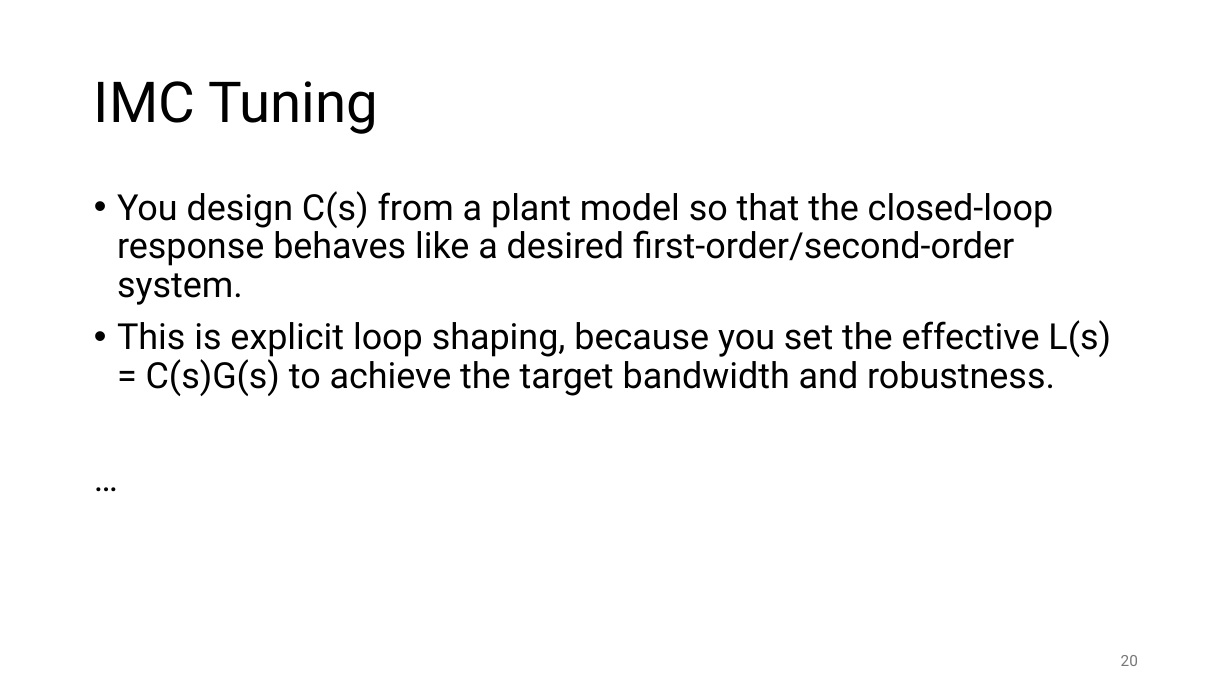
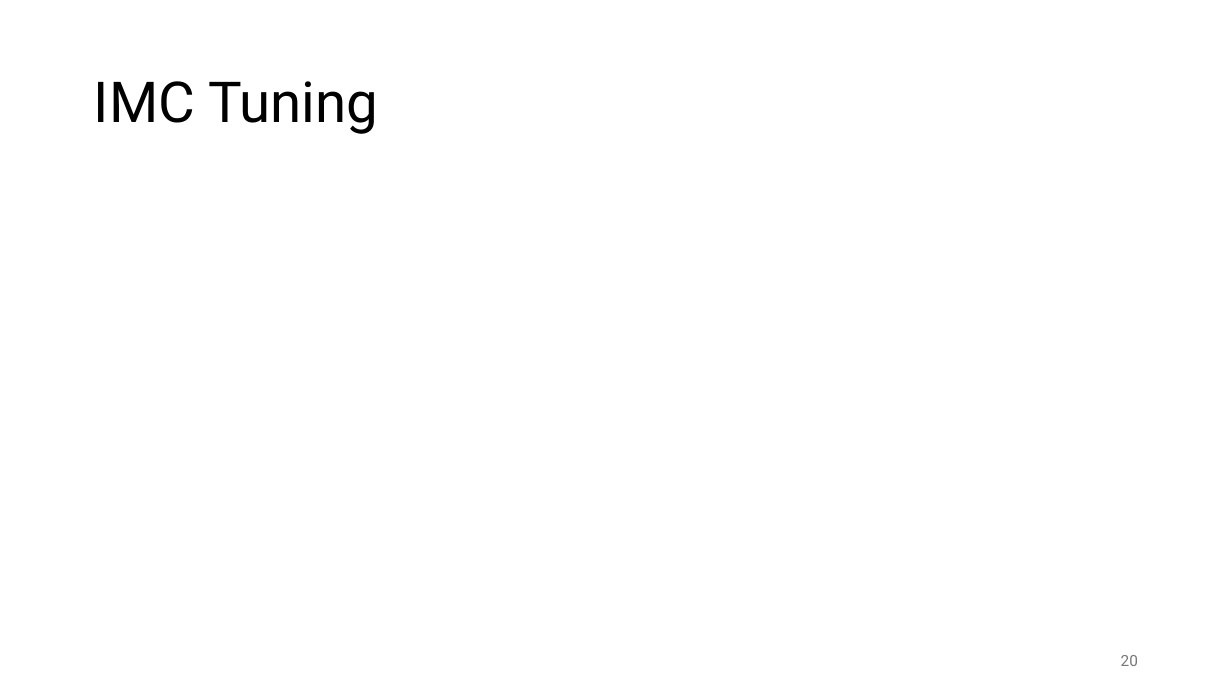
Before and after one commit to FelixWick/control_engineering, a slide deck: slide 20 of slides/5_controller_design.pptx. Drawn at 1232x693 pixels with LibreOffice and Linux fonts; fonts in the diff are those of the drawing; grey boxes stand for pictures. Boxes give left, top, right and bottom in pixels: in the first picture for what was removed or moved away, otherwise in the second. Text is boxed around its words. In the diff, an @@ line names an element or a change of style, - is before the commit and + after.

Commit message:
controller design slides

```diff
--- a/slides/5_controller_design.pptx
+++ b/slides/5_controller_design.pptx
@@ text removed at [117,191,1111,396] @@
-• You design C(s) from a plant model so that the closed-loop response behaves like a desired first-order/second-order system.
-• This is explicit loop shaping, because you set the effective L(s) = C(s)G(s) to achieve the target bandwidth and robustness.
-…
```
Also in this commit, not shown: 7 other slides changed, 1 other file.
